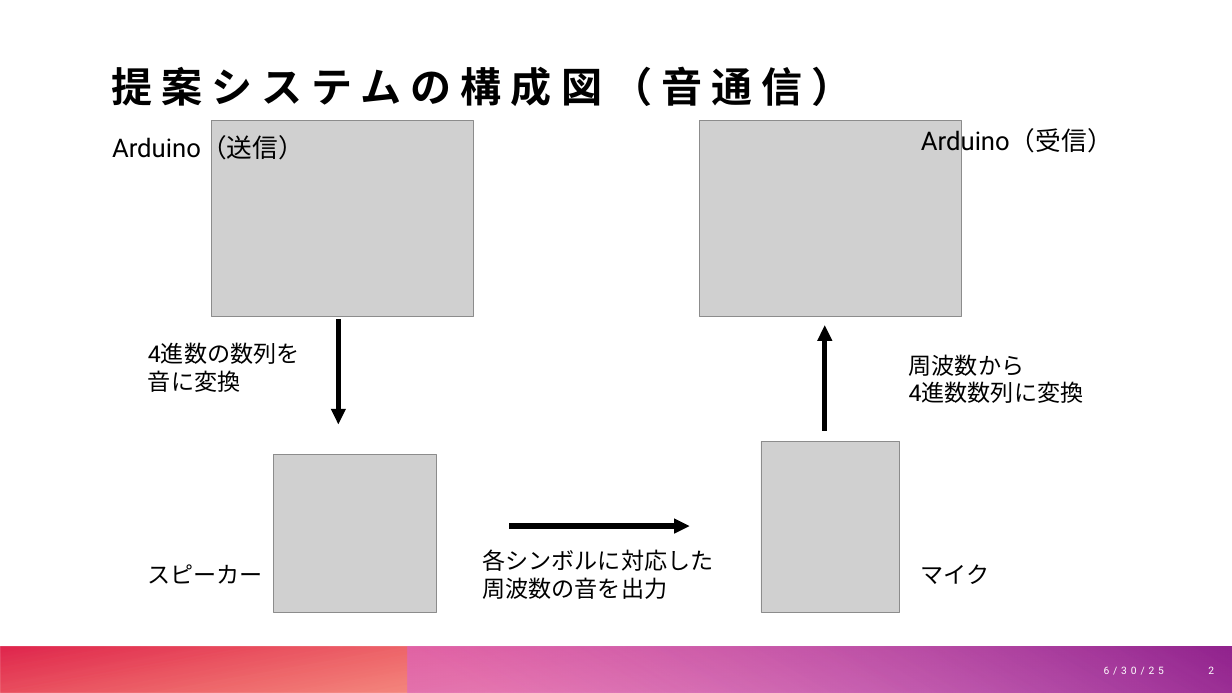
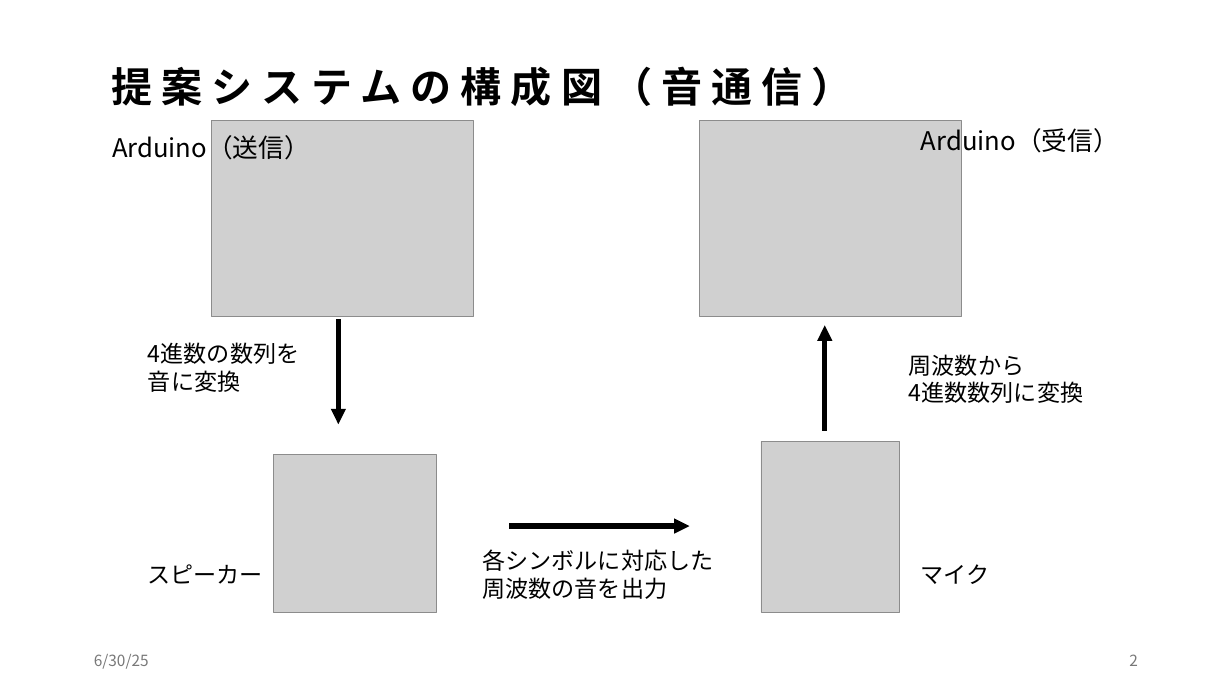
Before and after one commit to keg444/hack, a slide deck: slide 2 of pp/finalpp.pptx. Drawn at 1232x693 pixels with LibreOffice and Linux fonts; fonts in the diff are those of the drawing; grey boxes stand for pictures. Boxes give left, top, right and bottom in pixels: in the first picture for what was removed or moved away, otherwise in the second. Text is boxed around its words. In the diff, an @@ line names an element or a change of style, - is before the commit and + after.

```diff
--- a/pp/finalpp.pptx
+++ b/pp/finalpp.pptx
@@ font Roboto to Noto Sans CJK JP in 3 elements at (112, 131, 310, 164), (921, 124, 1119, 157), (148, 342, 299, 392) @@
@@ rectangle removed at (0, 647, 1232, 693) @@
@@ text "6/30/25": place and size @@
-text "6/30/25" at (1104, 666, 1164, 675)
+text "6/30/25" at (94, 654, 149, 669)
@@ text "6/30/25" at (94, 654, 149, 669): size 8 to 12 pt, font Roboto to Noto Sans CJK JP, text colour #FFFFFF to #797979, letter spacing 3 to 0 pt; alignment right to left @@
@@ rectangle removed at (409, 647, 1232, 693) @@
@@ page number: place and size @@
-page number at (1208, 666, 1214, 674)
+page number at (1129, 654, 1138, 666)
@@ page number at (1129, 654, 1138, 666): size 8 to 12 pt, font Roboto to Noto Sans CJK JP, text colour #FFFFFF to #797979 @@
```
Also in this commit, not shown: 5 other slides changed, 1 slide added, 8 other files.
